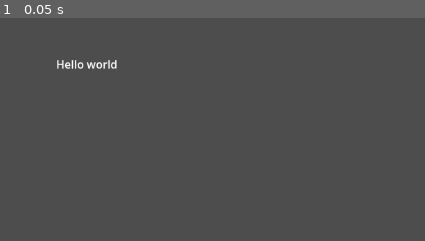
Above: before the commit, frame 1.
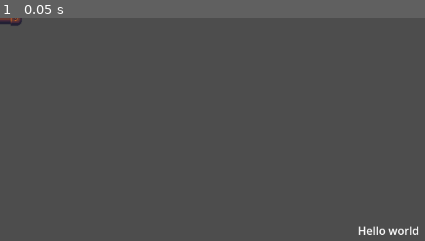
Above: after the commit, the same moment.

Repository: 34lks66/R5.A.06-Godot
Game: Godot game, scene res://casse-briques/main.tscn
Two runs of this game, one before a commit and one after it. Both use one fixed random seed, a clock stepped at 60 frames per second and the inputs below.
Inputs:
- Up to frame 1 (0.05 s): no input

The runs differ from the first frame. In frame 1, 0.8% of the frame differs, in the area x 0-99%, y 0-98%.

Commit message:
creatation raquette part1

Diff:
--- a/tp-casse-briques/casse-briques/main.tscn
+++ b/tp-casse-briques/casse-briques/main.tscn
@@ -1,10 +1,20 @@
-[gd_scene format=3 uid="uid://myobk58tnr1q"]
+[gd_scene load_steps=3 format=3 uid="uid://myobk58tnr1q"]
+
+[ext_resource type="PackedScene" uid="uid://b8gdrejq8m5an" path="res://raquette/raquette.tscn" id="1_jdc37"]
+[ext_resource type="Texture2D" uid="uid://c8mlvn4i8vf3f" path="res://raquette/sin_raquette_a.tres" id="2_1sqh6"]
 
 [node name="Node2D" type="Node2D"]
 
 [node name="Label" type="Label" parent="."]
-offset_left = 81.0
-offset_top = 55.0
-offset_right = 121.0
-offset_bottom = 78.0
+offset_left = 516.0
+offset_top = 295.0
+offset_right = 605.0
+offset_bottom = 318.0
 text = "Hello world"
+
+[node name="Raquette" parent="." instance=ExtResource("1_jdc37")]
+position = Vector2(566, 593)
+
+[node name="Sprite" type="Sprite2D" parent="Raquette"]
+position = Vector2(-566, -593)
+texture = ExtResource("2_1sqh6")
--- a/tp-casse-briques/project.godot
+++ b/tp-casse-briques/project.godot
@@ -15,6 +15,24 @@
 config/features=PackedStringArray("4.5", "GL Compatibility")
 config/icon="res://icon.svg"
 
+[input]
+
+p1_left={
+"deadzone": 0.2,
+"events": [Object(InputEventKey,"resource_local_to_scene":false,"resource_name":"","device":-1,"window_id":0,"alt_pressed":false,"shift_pressed":false,"ctrl_pressed":false,"meta_pressed":false,"pressed":false,"keycode":0,"physical_keycode":4194319,"key_label":0,"unicode":0,"location":0,"echo":false,"script":null)
+]
+}
+p1_right={
+"deadzone": 0.2,
+"events": [Object(InputEventKey,"resource_local_to_scene":false,"resource_name":"","device":-1,"window_id":0,"alt_pressed":false,"shift_pressed":false,"ctrl_pressed":false,"meta_pressed":false,"pressed":false,"keycode":0,"physical_keycode":4194321,"key_label":0,"unicode":0,"location":0,"echo":false,"script":null)
+]
+}
+p1_action={
+"deadzone": 0.2,
+"events": [Object(InputEventKey,"resource_local_to_scene":false,"resource_name":"","device":-1,"window_id":0,"alt_pressed":false,"shift_pressed":false,"ctrl_pressed":false,"meta_pressed":false,"pressed":false,"keycode":0,"physical_keycode":32,"key_label":0,"unicode":32,"location":0,"echo":false,"script":null)
+]
+}
+
 [rendering]
 
 renderer/rendering_method="gl_compatibility"
--- /dev/null
+++ b/tp-casse-briques/raquette/controlJoueur.gd
@@ -0,0 +1,11 @@
+extends Node
+
+
+# Called when the node enters the scene tree for the first time.
+func _ready() -> void:
+	pass # Replace with function body.
+
+
+# Called every frame. 'delta' is the elapsed time since the previous frame.
+func _process(delta: float) -> void:
+	pass
--- /dev/null
+++ b/tp-casse-briques/raquette/raquette.tscn
@@ -0,0 +1,10 @@
+[gd_scene load_steps=2 format=3 uid="uid://b8gdrejq8m5an"]
+
+[ext_resource type="Texture2D" uid="uid://c8mlvn4i8vf3f" path="res://raquette/sin_raquette_a.tres" id="1_w6mu3"]
+
+[node name="Raquette" type="CharacterBody2D"]
+
+[node name="Sprite" type="Sprite2D" parent="."]
+texture = ExtResource("1_w6mu3")
+
+[node name="Control Joueur" type="Node" parent="."]
--- /dev/null
+++ b/tp-casse-briques/raquette/sin_raquette_a.tres
@@ -0,0 +1,7 @@
+[gd_resource type="AtlasTexture" load_steps=2 format=3 uid="uid://c8mlvn4i8vf3f"]
+
+[ext_resource type="Texture2D" uid="uid://180s0dl13d5m" path="res://assets/breakout_pieces.png" id="1_lwix7"]
+
+[resource]
+atlas = ExtResource("1_lwix7")
+region = Rect2(211.47574, 146.37183, 66.25235, 27.320557)
Not shown, added: tp-casse-briques/assets/INFO.txt
Not shown, added: tp-casse-briques/assets/Juhani Junkala [Retro Game Music Pack] Ending.wav.import
Not shown, added: tp-casse-briques/assets/Juhani Junkala [Retro Game Music Pack] Level 1.wav.import
Not shown, added: tp-casse-briques/assets/Juhani Junkala [Retro Game Music Pack] Level 2.wav.import
Not shown, added: tp-casse-briques/assets/Juhani Junkala [Retro Game Music Pack] Level 3.wav.import
Not shown, added: tp-casse-briques/assets/Juhani Junkala [Retro Game Music Pack] Title Screen.wav.import
Not shown, added: tp-casse-briques/assets/The Essential Retro Video Game Sound Effects Collection [512 sounds] By Juhani Junkala/Death Screams/Alien/sfx_deathscream_alien1.wav.import
Not shown, added: tp-casse-briques/assets/The Essential Retro Video Game Sound Effects Collection [512 sounds] By Juhani Junkala/Death Screams/Alien/sfx_deathscream_alien2.wav.import
Not shown, added: tp-casse-briques/assets/The Essential Retro Video Game Sound Effects Collection [512 sounds] By Juhani Junkala/Death Screams/Alien/sfx_deathscream_alien3.wav.import
Not shown, added: tp-casse-briques/assets/The Essential Retro Video Game Sound Effects Collection [512 sounds] By Juhani Junkala/Death Screams/Alien/sfx_deathscream_alien4.wav.import
Not shown, added: tp-casse-briques/assets/The Essential Retro Video Game Sound Effects Collection [512 sounds] By Juhani Junkala/Death Screams/Alien/sfx_deathscream_alien5.wav.import
Not shown, added: tp-casse-briques/assets/The Essential Retro Video Game Sound Effects Collection [512 sounds] By Juhani Junkala/Death Screams/Alien/sfx_deathscream_alien6.wav.import
(and 718 more such lines)
